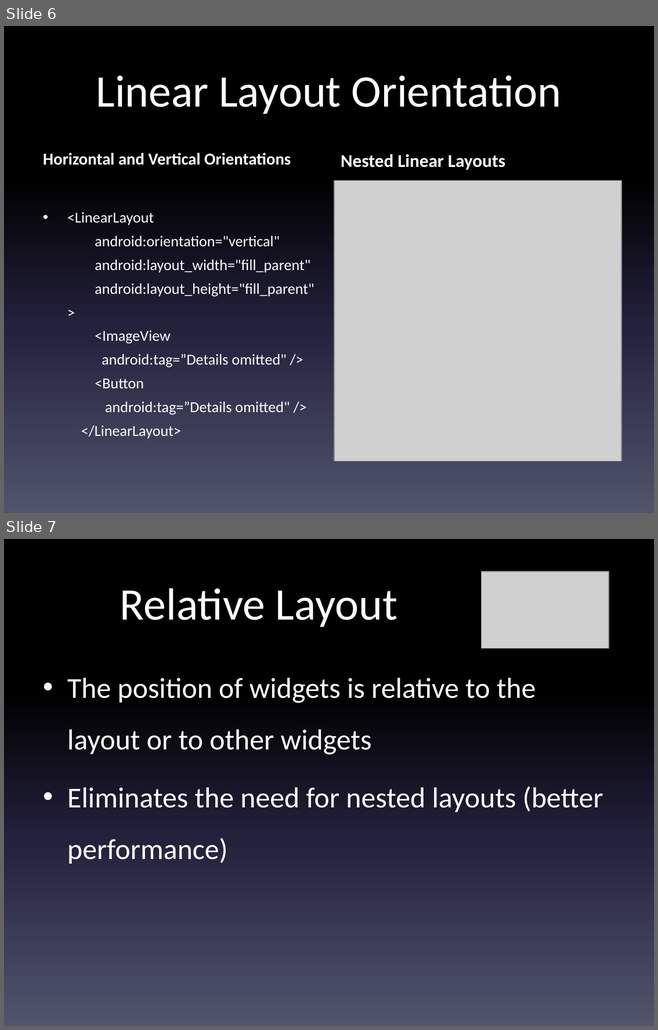
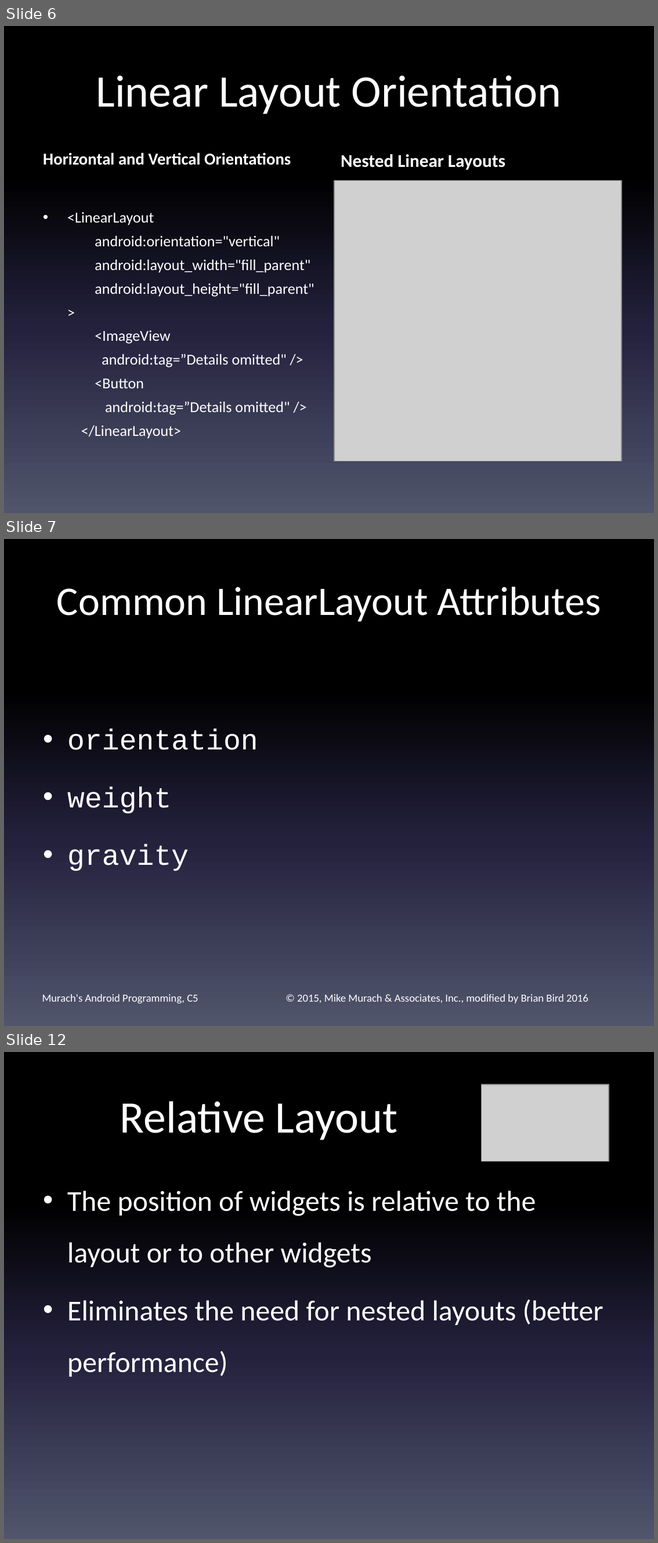
Before and after one commit to LCC-CIT/CS235AM-CourseMaterials, a slide deck: Notes and Slides/Wk5Day1-UI Layouts.pptx. Shown one above the other, each under a label of ours: slides 6 and 7 before the commit, slides 6, 7 and 12 after it; the slides between them are not shown. The pictures are 658x1030 and 658x1543 pixels, drawn with LibreOffice and Linux fonts; fonts in the diff are those of the drawing; grey boxes stand for pictures. Boxes give left, top, right and bottom in pixels: in the first picture for what was removed or moved away, otherwise in the second. Text is boxed around its words. In the diff, an @@ line names an element or a change of style, - is before the commit and + after.

```diff
--- a/Notes and Slides/Wk5Day1-UI Layouts.pptx
+++ b/Notes and Slides/Wk5Day1-UI Layouts.pptx
@@ slide 7 added at box(4, 539, 654, 1026), background gradient #000000 to #24213E to #51566D @@
@@ title added at box(57, 587, 601, 622), 45 pt, text #FFFFFF @@
+Common LinearLayout Attributes
@@ text added at box(67, 729, 258, 871), 32 pt, text #FFFFFF @@
+• orientation
+• weight
+• gravity
@@ text added at box(42, 994, 198, 1004), 12 pt, text #FFFFFF @@
+Murach's Android Programming, C5
@@ text added at box(297, 994, 588, 1004), 12 pt, text #FFFFFF @@
+© 2015, Mike Murach & Associates, Inc., modified by Brian Bird 2016
@@ what was slide 7 is now slide 12 @@
```
Also in this commit, not shown: 2 slides changed, 6 other slides added.
